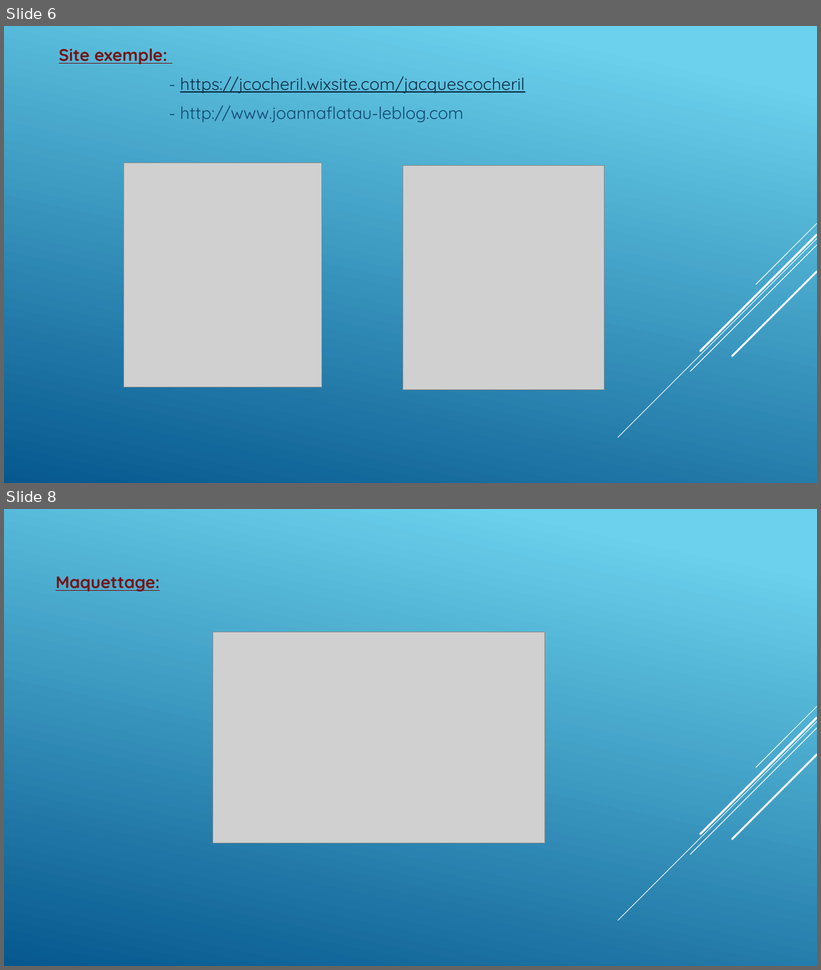
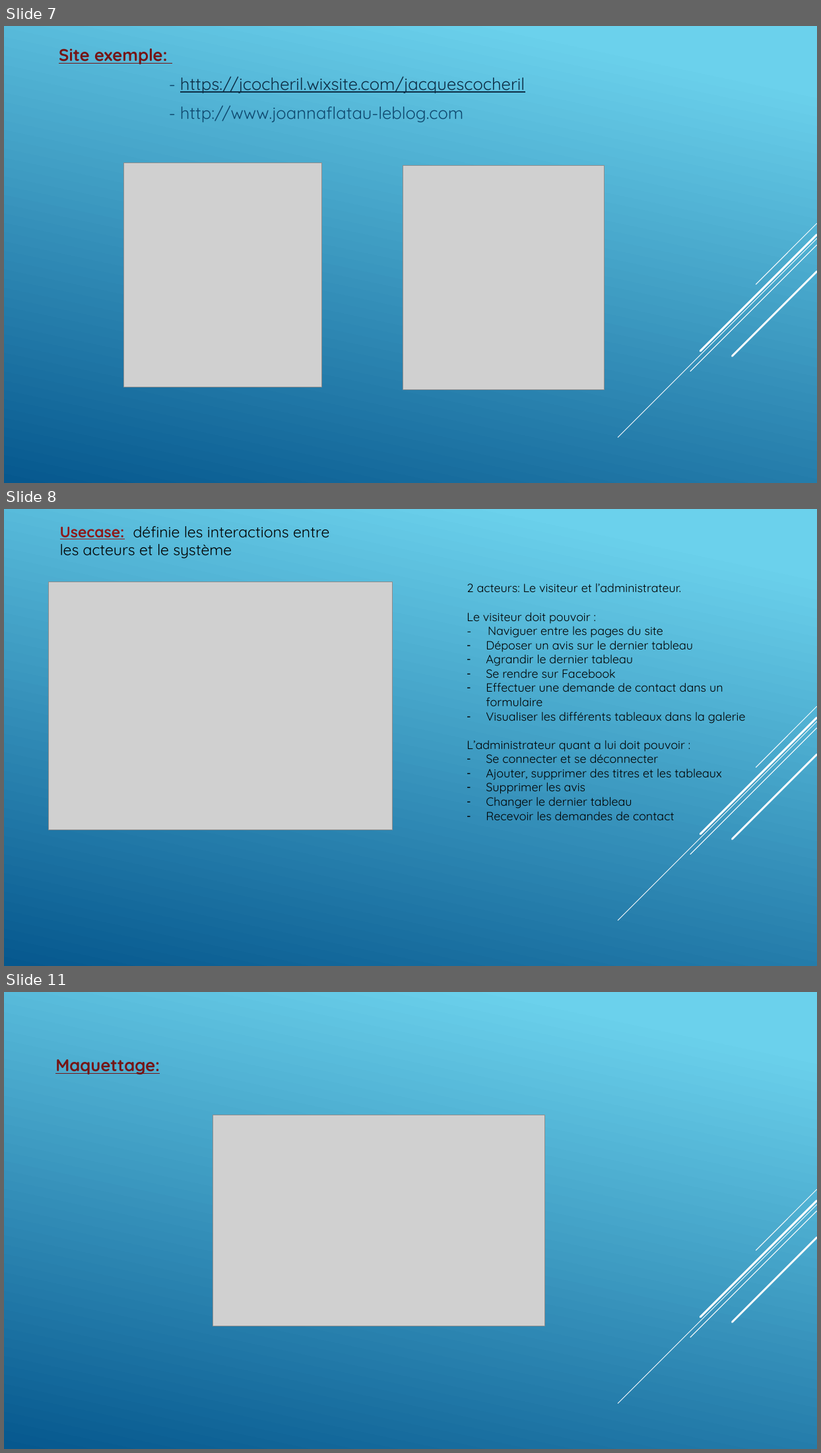
Before and after one commit to GillesP-dev/FilRouge, a slide deck: CDC/L_artiste.pptx. Shown one above the other, each under a label of ours: slides 6 and 8 before the commit, slides 7, 8 and 11 after it; the slides between them are not shown. The pictures are 821x970 and 821x1453 pixels, drawn with LibreOffice and Linux fonts; fonts in the diff are those of the drawing; grey boxes stand for pictures. Boxes give left, top, right and bottom in pixels: in the first picture for what was removed or moved away, otherwise in the second. Text is boxed around its words. In the diff, an @@ line names an element or a change of style, - is before the commit and + after.

```diff
--- a/CDC/L_artiste.pptx
+++ b/CDC/L_artiste.pptx
@@ slide 8 added at box(4, 509, 817, 966), background gradient #6ED2EB to #06588E; not listed: 5 template elements that a slide beside it also shows @@
@@ text added at box(60, 526, 329, 559), 18 pt, text #000000 @@
+Usecase: définie les interactions entre les acteurs et le système
@@ picture added at box(48, 582, 393, 830) @@
@@ text added at box(467, 584, 746, 821), 14 pt, text #000000 @@
+2 acteurs: Le visiteur et l’administrateur.
+Le visiteur doit pouvoir :
+- Naviguer entre les pages du site
+– Déposer un avis sur le dernier tableau
+– Agrandir le dernier tableau
+– Se rendre sur Facebook
+– Effectuer une demande de contact dans un formulaire
+– Visualiser les différents tableaux dans la galerie
+L’administrateur quant a lui doit pouvoir :
+– Se connecter et se déconnecter
+– Ajouter, supprimer des titres et les tableaux
+– Supprimer les avis
+– Changer le dernier tableau
+– Recevoir les demandes de contact
@@ what was slide 6 is now slide 7 @@
@@ what was slide 8 is now slide 11 @@
```
Also in this commit, not shown: 3 slides changed, 6 other slides added, 5 other files.
